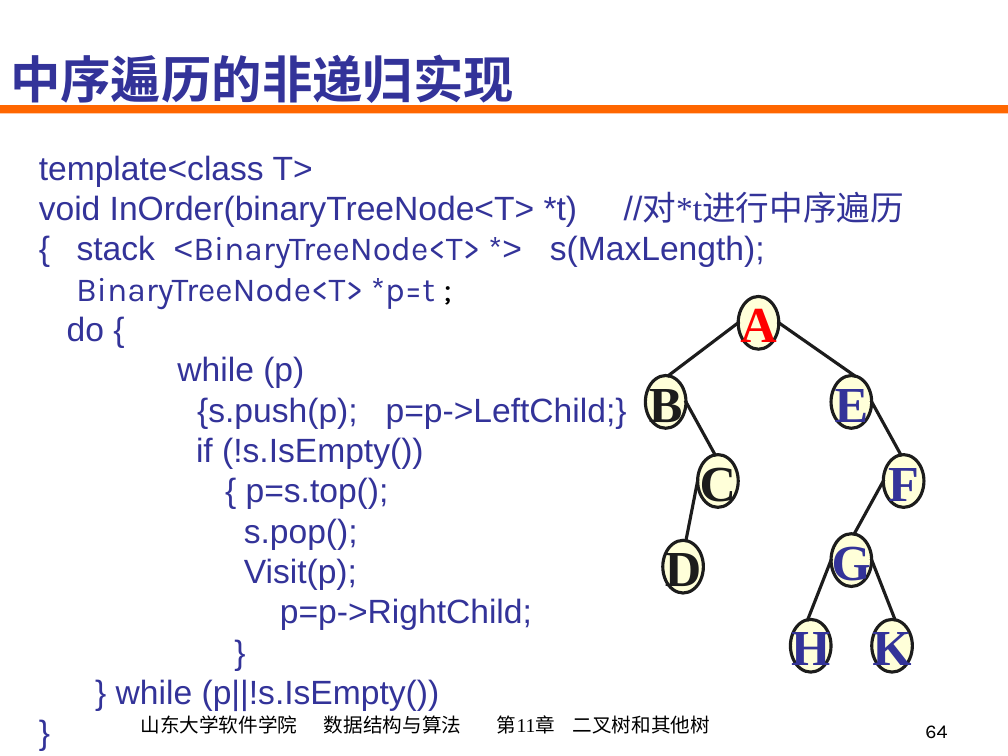
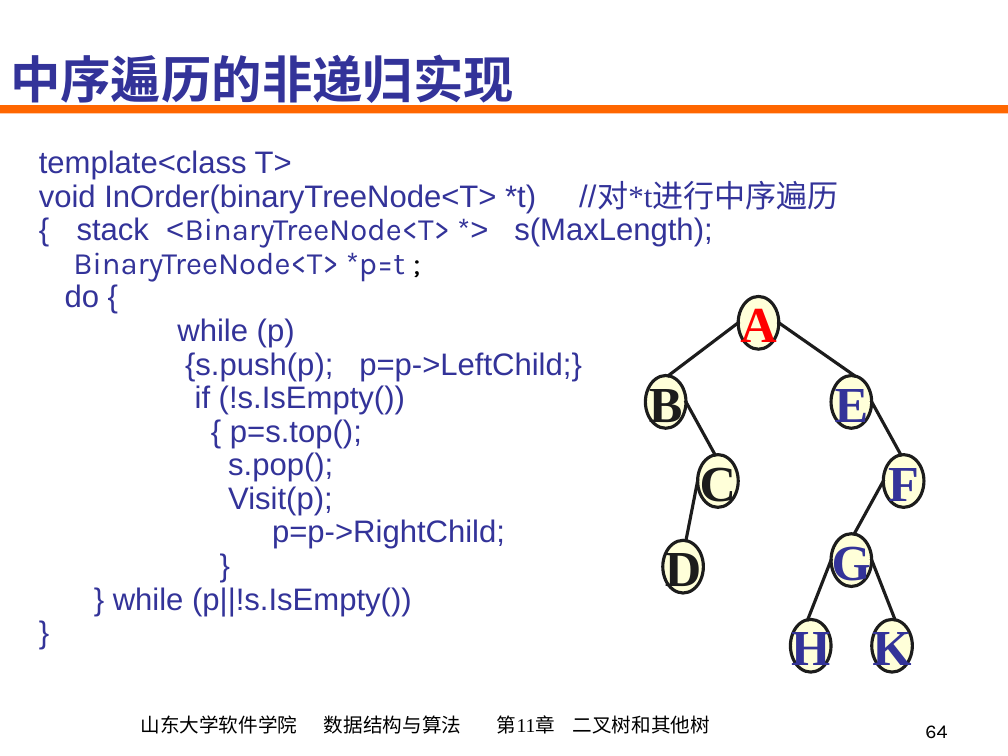
Before and after one commit to mannerth/data-structure-review, a slide deck: slide 64 of PPT/ch11.ppt. Drawn at 1008x756 pixels with LibreOffice and Linux fonts; fonts in the diff are those of the drawing. Boxes give left, top, right and bottom in pixels: in the first picture for what was removed or moved away, otherwise in the second. Text is boxed around its words. In the diff, an @@ line names an element or a change of style, - is before the commit and + after.

```diff
--- a/PPT/ch11.ppt
+++ b/PPT/ch11.ppt
@@ text "template<class T>" at bbox=[39, 150, 839, 616]: size 24 to 22.2 pt; line spacing 1 to 0.9 @@
```
Also in this commit, not shown: 4 other slides changed, 12 other files.
